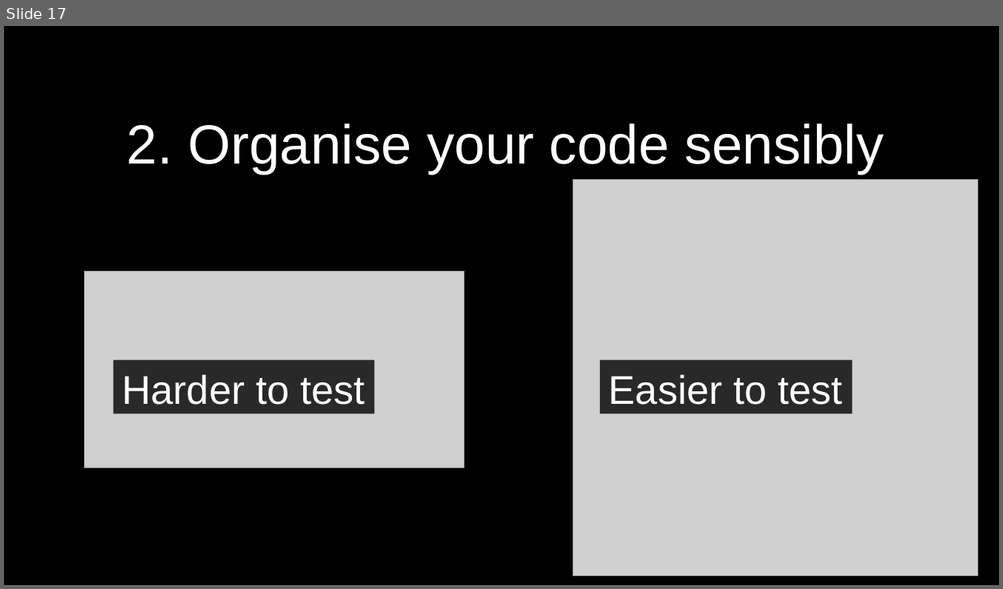
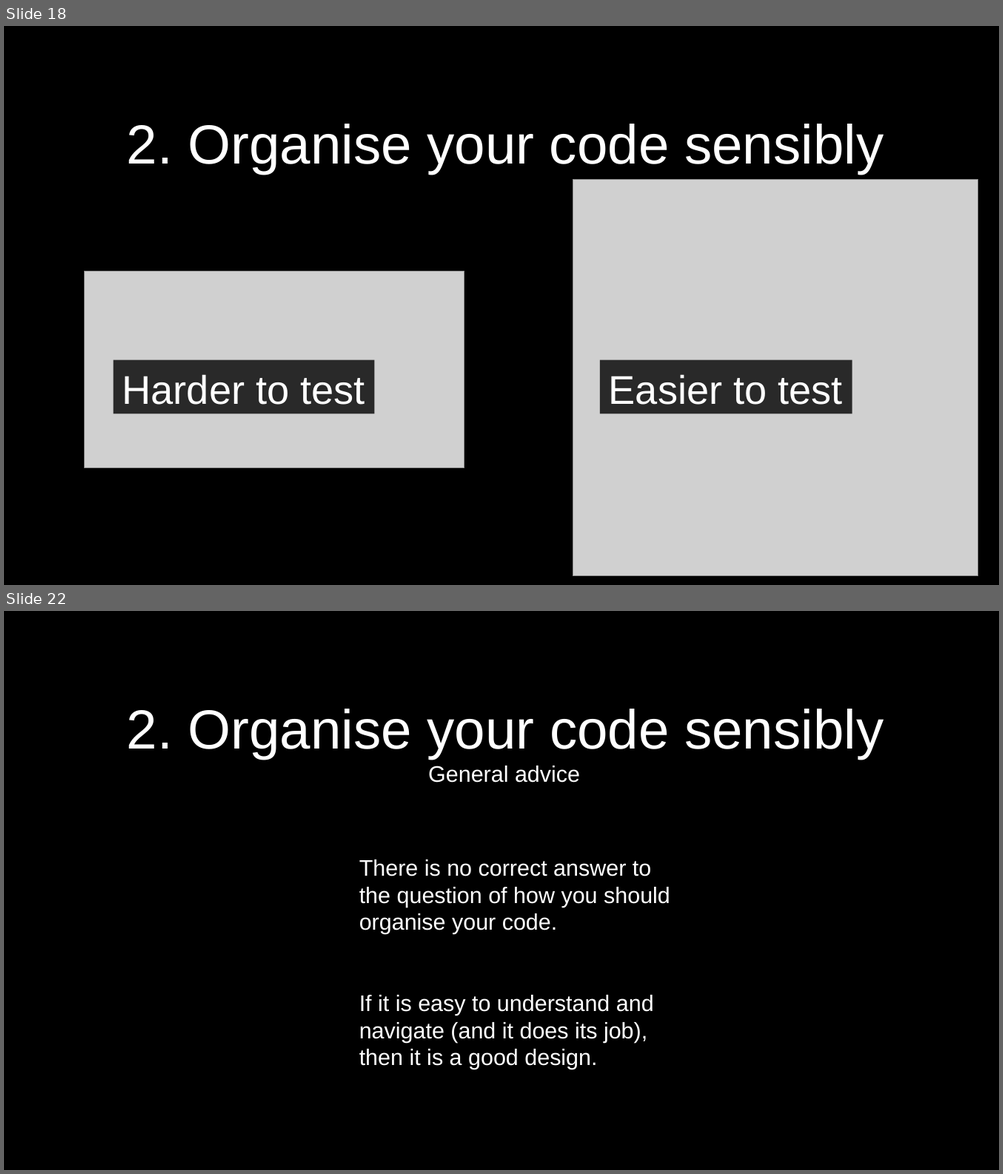
Before and after one commit to pauldmccarthy/fmrib-analysis-group-31-march-2020, a slide deck: presentation/presentation.odp. Shown one above the other, each under a label of ours: slide 17 before the commit, slides 18 and 22 after it; the slides between them are not shown. The pictures are 1003x589 and 1003x1174 pixels, drawn with LibreOffice and Linux fonts; fonts in the diff are those of the drawing; grey boxes stand for pictures. Boxes give left, top, right and bottom in pixels: in the first picture for what was removed or moved away, otherwise in the second. Text is boxed around its words. In the diff, an @@ line names an element or a change of style, - is before the commit and + after.

```diff
--- a/presentation/presentation.odp
+++ b/presentation/presentation.odp
@@ slide 22 added at (4, 611, 999, 1170), background #000000 @@
@@ title added at (127, 709, 883, 759), 44 pt, text #FFFFFF @@
+2. Organise your code sensibly
@@ title added at (428, 766, 580, 783), 18 pt, text #FFFFFF @@
+General advice
@@ text added at (359, 860, 670, 1070), 18 pt, text #FFFFFF @@
+There is no correct answer to the question of how you should organise your code.
+If it is easy to understand and navigate (and it does its job), then it is a good design.
@@ what was slide 17 is now slide 18 @@
```
Also in this commit, not shown: 5 slides changed, 9 other slides added, 1 other file.
